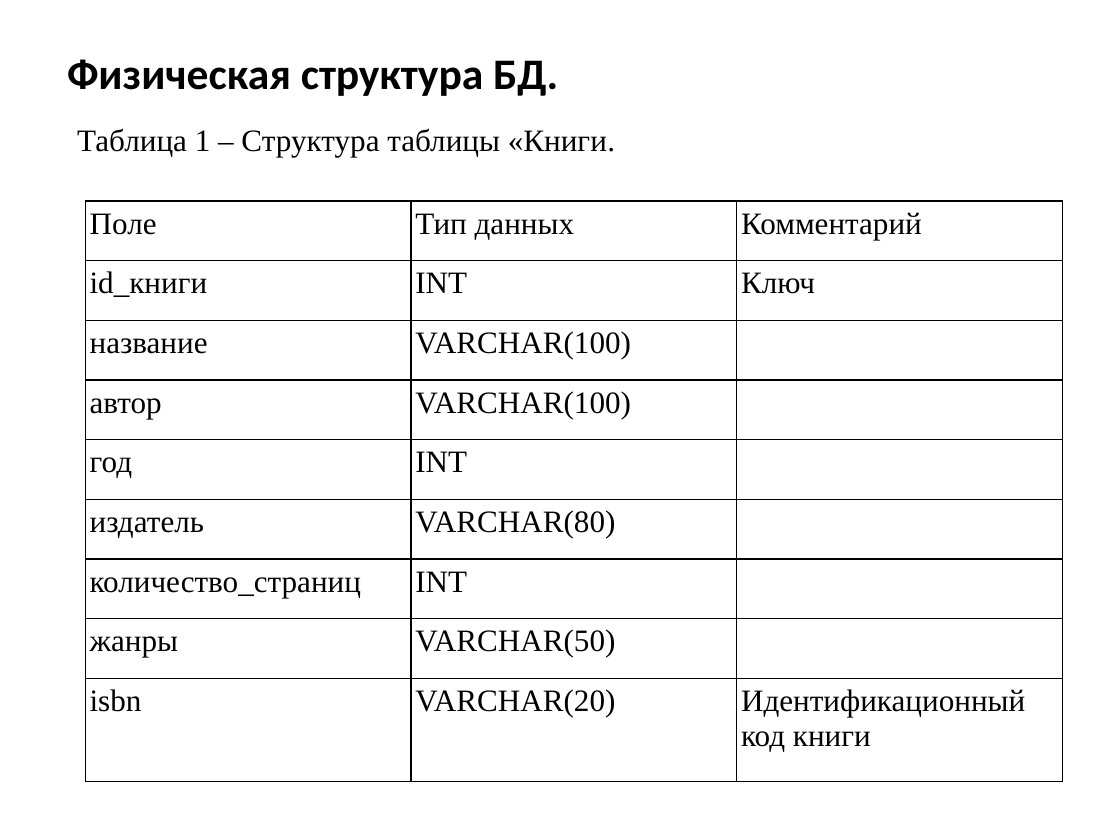
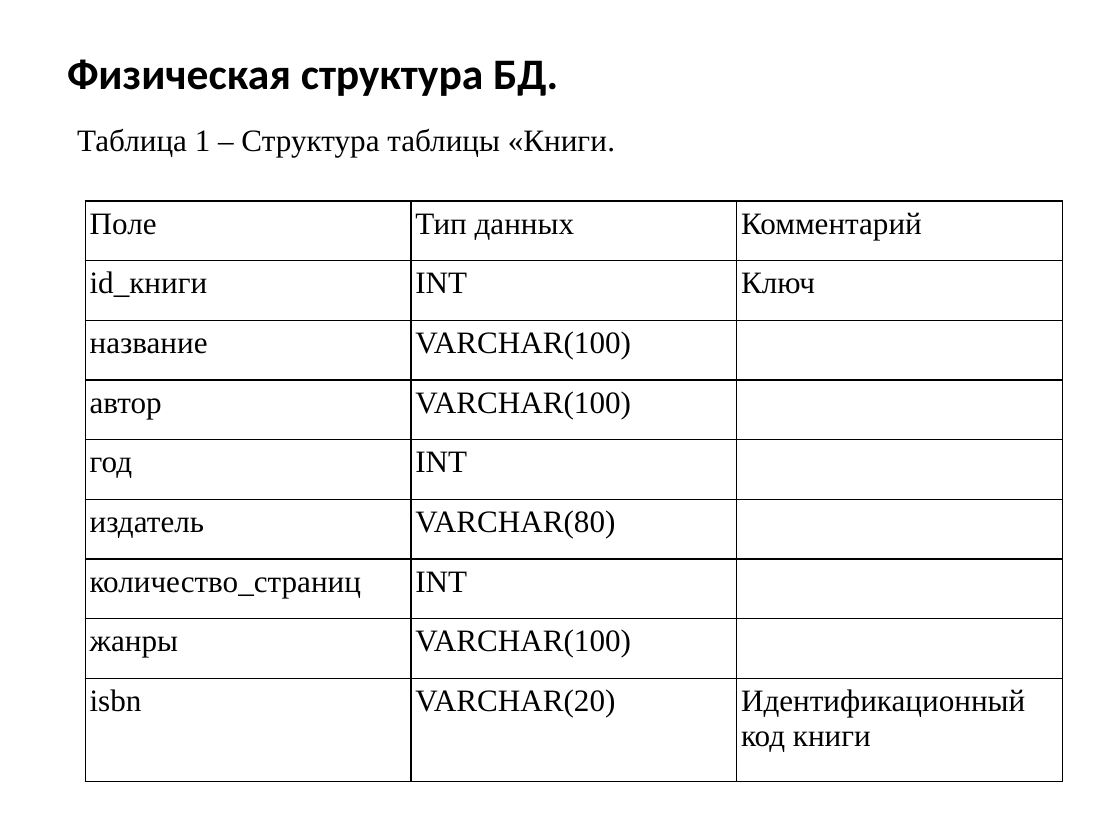
Before and after one commit to VividPhoenixGame/Kursovaya_Pungin, a slide deck: slide 6 of БД для домашней библиотеки1.pptx. Drawn at 1120x840 pixels with LibreOffice and Linux fonts; fonts in the diff are those of the drawing. Boxes give left, top, right and bottom in pixels: in the first picture for what was removed or moved away, otherwise in the second. Text is boxed around its words. In the diff, an @@ line names an element or a change of style, - is before the commit and + after.

```diff
--- a/БД для домашней библиотеки1.pptx
+++ b/БД для домашней библиотеки1.pptx
@@ table at box(85, 200, 1063, 781) @@
-row 8, column 2: VARCHAR(50)
+row 8, column 2: VARCHAR(100)
```
Also in this commit, not shown: 1 other slide changed, 1 other file.
